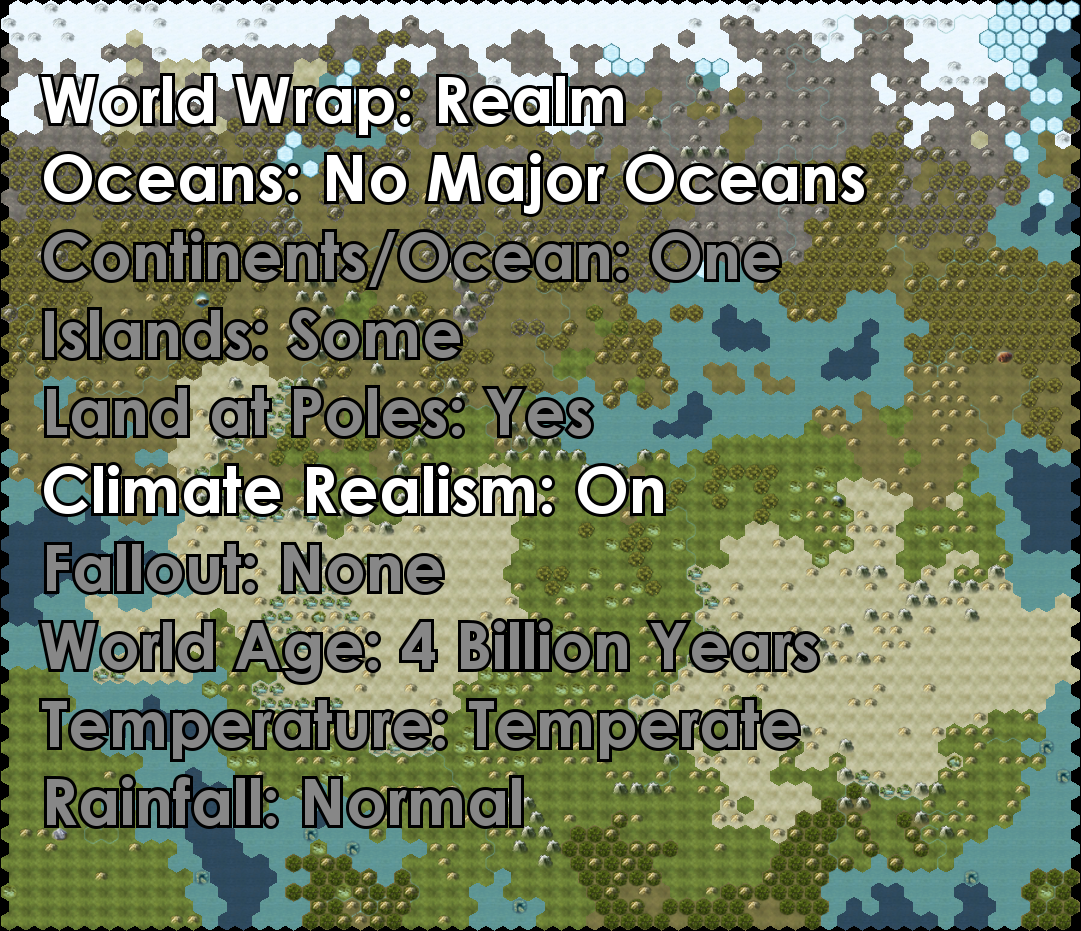
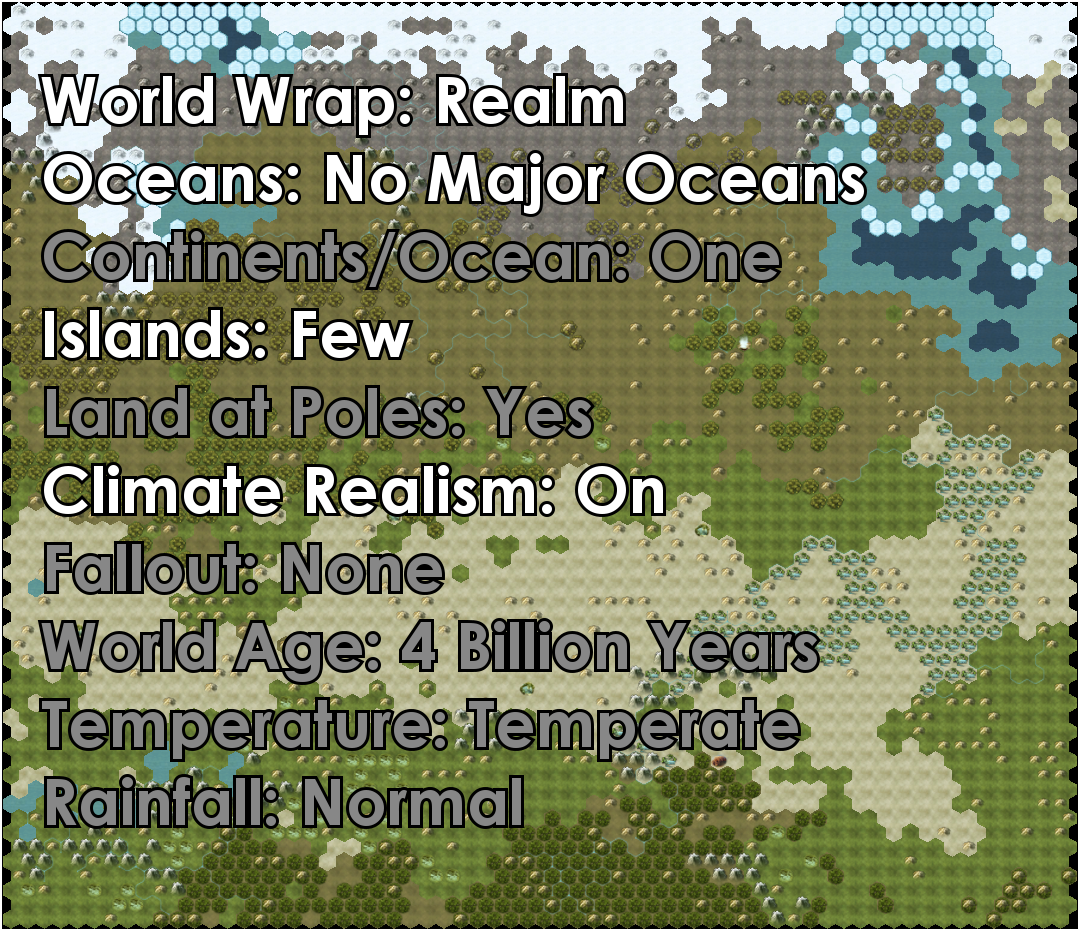
Layer changes from the first 1081×931 image to the second:
painted on "World Wrap: Realm ..." over (45, 310, 460, 358)
showed "Layer", moved it above "Layer #1", painted on it over (37, 73, 875, 829)
removed layer "Screenshot (115).png" over (0, 0, 1081, 931)
painted on "Layer #1" over (2, 2, 1078, 929)
